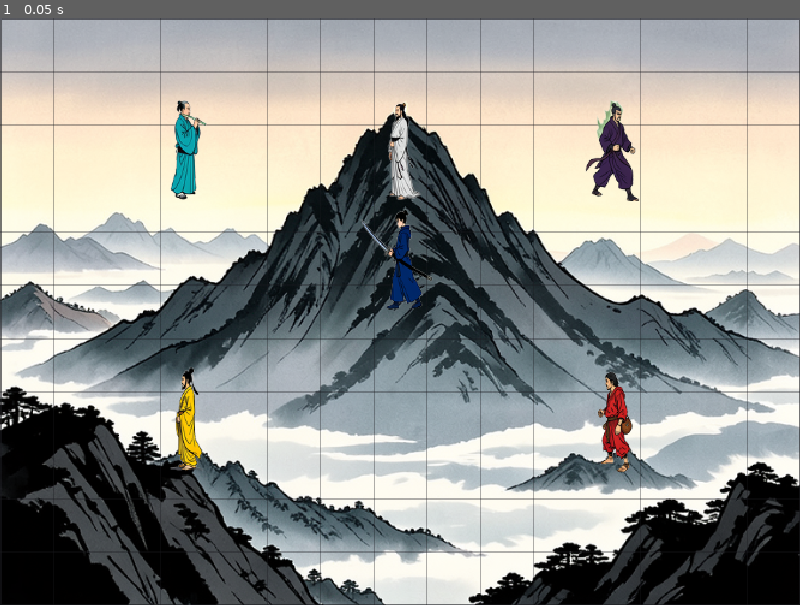
Above: before the commit, frame 1.
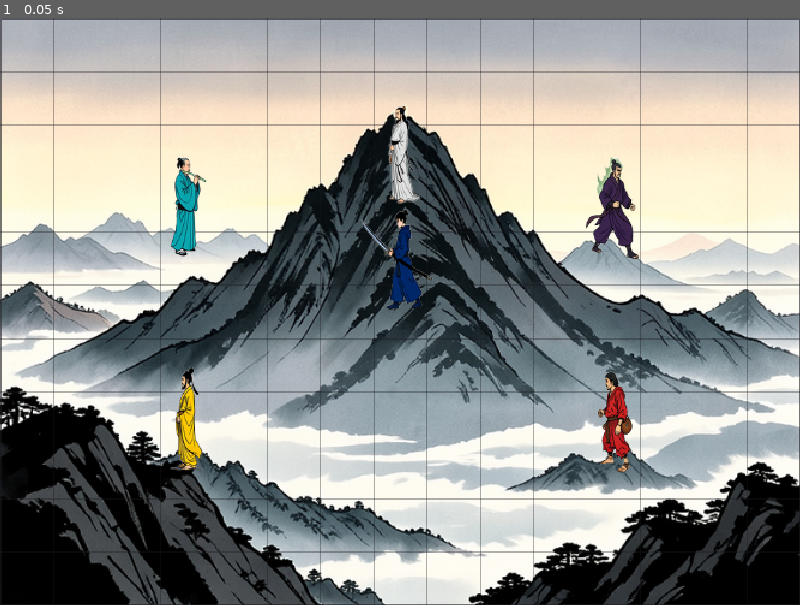
Above: after the commit, the same moment.

Repository: linxuhao/jinyong-heroes
Game: Godot game, scene res://scenes/battlefield.tscn
Two runs of this game, one before a commit and one after it. Both use one fixed random seed, a clock stepped at 60 frames per second and the inputs below. This scene is started directly instead of the project's main scene. Sound files missing from this copy of the repository are replaced by a short silence.
Inputs:
- Up to frame 1 (0.05 s): no input

The runs differ from the first frame. In frame 1, 1.9% of the frame differs, in the area x 21-80%, y 13-42%.

Commit message:
dpe_game/t_impl: fix_toprow_spawn_positions [jinyong-aim] (7 file(s))

Diff:
--- a/scripts/autoload/grid_manager.gd
+++ b/scripts/autoload/grid_manager.gd
@@ -24,6 +24,25 @@
 ## Bottom edge of the 0..92 top strip (presentation constant). Portrait ink may
 ## not start above it, so the clamp keeps top-row textures below the strip.
 const BOARD_TOP_MARGIN_Y: float = 92.0
+
+## Portrait texture height (px). A unit's 96x128 portrait is anchored at its
+## feet; its ink top sits tex_size.y above the feet.
+const PORTRAIT_TEX_Y: int = 128
+
+## Minimum legal grid row (0-based) for ANY unit — the player and every enemy.
+## A unit on row `r` has feet_y = r*TILE_SIZE + GRID_ORIGIN.y and an unclamped
+## portrait ink top at feet_y - PORTRAIT_TEX_Y. That top may not start above
+## BOARD_TOP_MARGIN_Y (otherwise clamp_sprite_offset would push the art DOWN
+## off its own tile), so a row is legal iff:
+##   r*TILE_SIZE + GRID_ORIGIN.y - PORTRAIT_TEX_Y >= BOARD_TOP_MARGIN_Y
+##   r >= ceil((BOARD_TOP_MARGIN_Y + PORTRAIT_TEX_Y - GRID_ORIGIN.y) / TILE_SIZE)
+##      = ceil((92 + 128 - 32) / 64) = ceil(2.9375) = 3
+## Rows 0..2 are therefore unenterable; walkable rows are 3..GRID_HEIGHT-2
+## (row 10 is the bottom border ring). is_walkable is the SINGLE validation
+## point — setup_grid, get_move_range, plan_movement, move_unit, player._try_move
+## and every move-target check inherit this rule.
+const MIN_LEGAL_ROW: int = int(ceil(
+	(BOARD_TOP_MARGIN_Y + PORTRAIT_TEX_Y - GRID_ORIGIN.y) / TILE_SIZE))
 
 # ---------------------------------------------------------------------------
 # State
@@ -133,6 +152,14 @@
 	if grid_pos.x == 0 or grid_pos.x == GRID_WIDTH - 1:
 		return false
 	if grid_pos.y == 0 or grid_pos.y == GRID_HEIGHT - 1:
+		return false
+	# Rows 0..MIN_LEGAL_ROW-1 are unenterable for ANY unit (board rule F1): a
+	# 96x128 portrait on those rows would have ink starting above
+	# BOARD_TOP_MARGIN_Y, so the clamp would push the art DOWN off its own tile.
+	# Derivation lives beside MIN_LEGAL_ROW. This single filter is inherited by
+	# setup_grid / get_move_range / plan_movement / move_unit and every
+	# move-target validation.
+	if grid_pos.y < MIN_LEGAL_ROW:
 		return false
 	return true
 
--- a/scripts/battlefield.gd
+++ b/scripts/battlefield.gd
@@ -782,13 +782,20 @@
 func _instantiate_enemies(all_data: Dictionary) -> Array[Node]:
 	var enemies: Array[Node] = []
 
-	# Starting grid positions for each enemy.
+	# Starting grid positions for each enemy. All rows obey the board rule
+	# MIN_LEGAL_ROW == 3 (grid_manager.gd): a 96x128 portrait anchored at a
+	# unit's feet has its ink top at feet_y - 128, and feet_y must sit low
+	# enough that the ink top stays at/above BOARD_TOP_MARGIN_Y = 92, i.e.
+	# row >= ceil((92 + 128 - 32) / 64) = ceil(2.9375) = 3. Rows 0..2 would
+	# push the art DOWN off its own tile, so Central_Divine moves (7,1)->(7,3),
+	# East_Heretic (3,2)->(3,4), West_Poison (11,2)->(11,4) — formation shape
+	# preserved (East/West same row; South/North same row; Central column-7 topmost).
 	var positions: Dictionary = {
-		"East Heretic":   Vector2i(3, 2),
-		"West Poison":    Vector2i(11, 2),
+		"East Heretic":   Vector2i(3, 4),
+		"West Poison":    Vector2i(11, 4),
 		"South Emperor":  Vector2i(3, 8),
 		"North Beggar":   Vector2i(11, 8),
-		"Central Divine": Vector2i(7, 1),
+		"Central Divine": Vector2i(7, 3),
 	}
 
 	# AI class name → script path mapping.
Not shown, changed: playtest/click_move_commit_lock.yaml
Not shown, changed: playtest/click_move_undo_right.yaml
Not shown, changed: design/20_content.md
Not shown, changed: design/30_presentation.md
Not shown, changed: design/99_changelog.md
